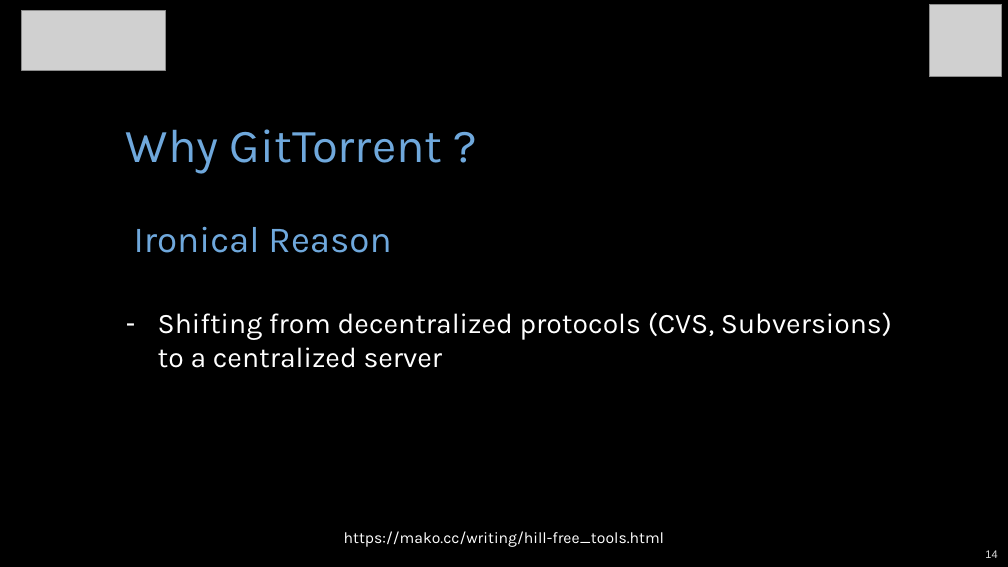
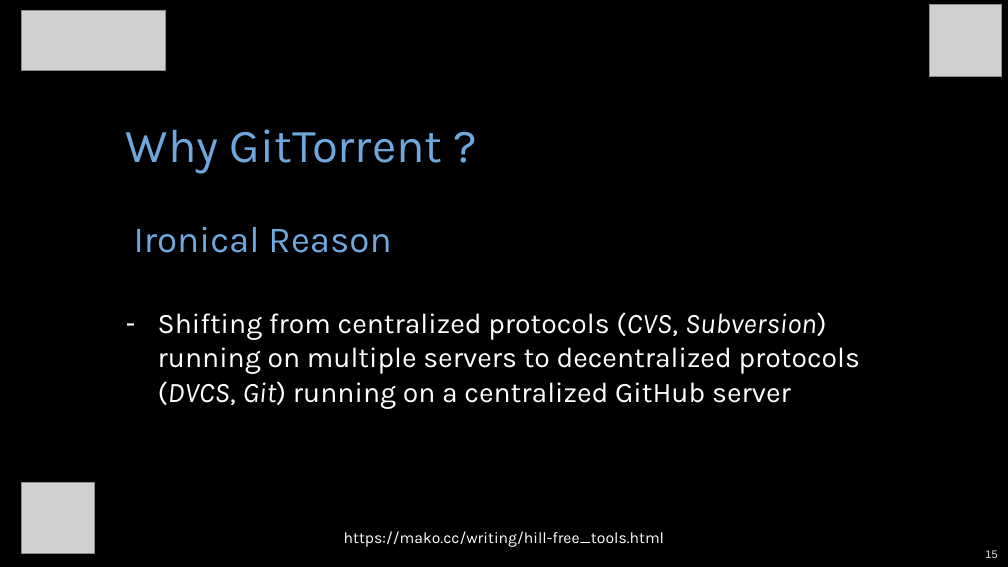
Before and after one commit to sanam2405/GitTorrent, a slide deck: slide 15 of GitTorrent-ManasPratimBiswas.pptx (slide 14 before the commit). Drawn at 1008x567 pixels with LibreOffice and Linux fonts; fonts in the diff are those of the drawing; grey boxes stand for pictures. Boxes give left, top, right and bottom in pixels: in the first picture for what was removed or moved away, otherwise in the second. Text is boxed around its words. In the diff, an @@ line names an element or a change of style, - is before the commit and + after.

```diff
--- a/GitTorrent-ManasPratimBiswas.pptx
+++ b/GitTorrent-ManasPratimBiswas.pptx
@@ text at box(158, 312, 860, 409): text changed @@
-– Shifting from decentralized protocols (CVS, Subversions) to a centralized server
+– Shifting from centralized protocols (CVS, Subversion) running on multiple servers to decentralized protocols (DVCS, Git) running on a centralized GitHub server
@@ picture added at box(22, 483, 95, 554) @@
@@ page number at box(985, 550, 997, 558): text changed @@
-14
+15
```
Also in this commit, not shown: 26 other slides changed, 1 other file.
